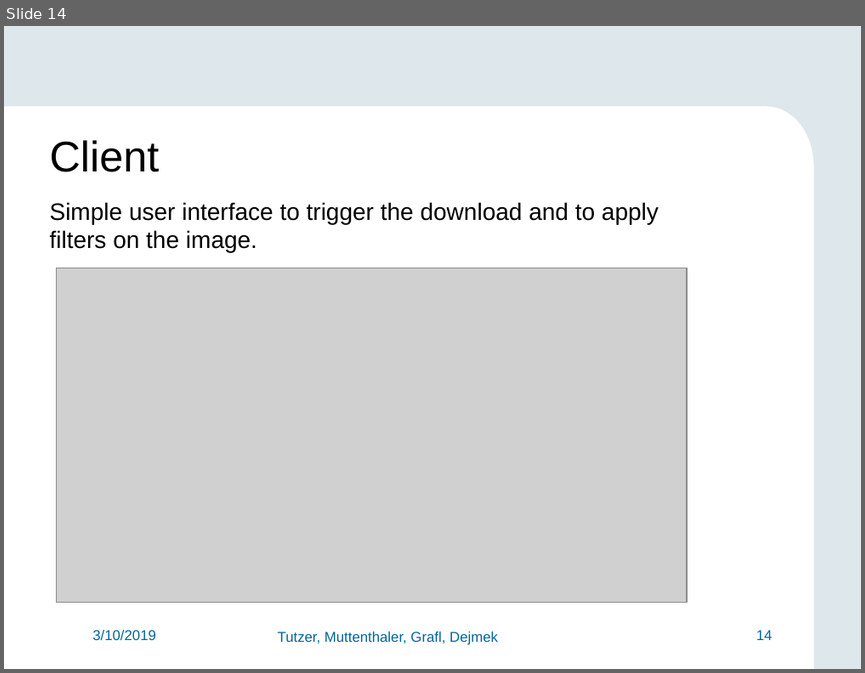
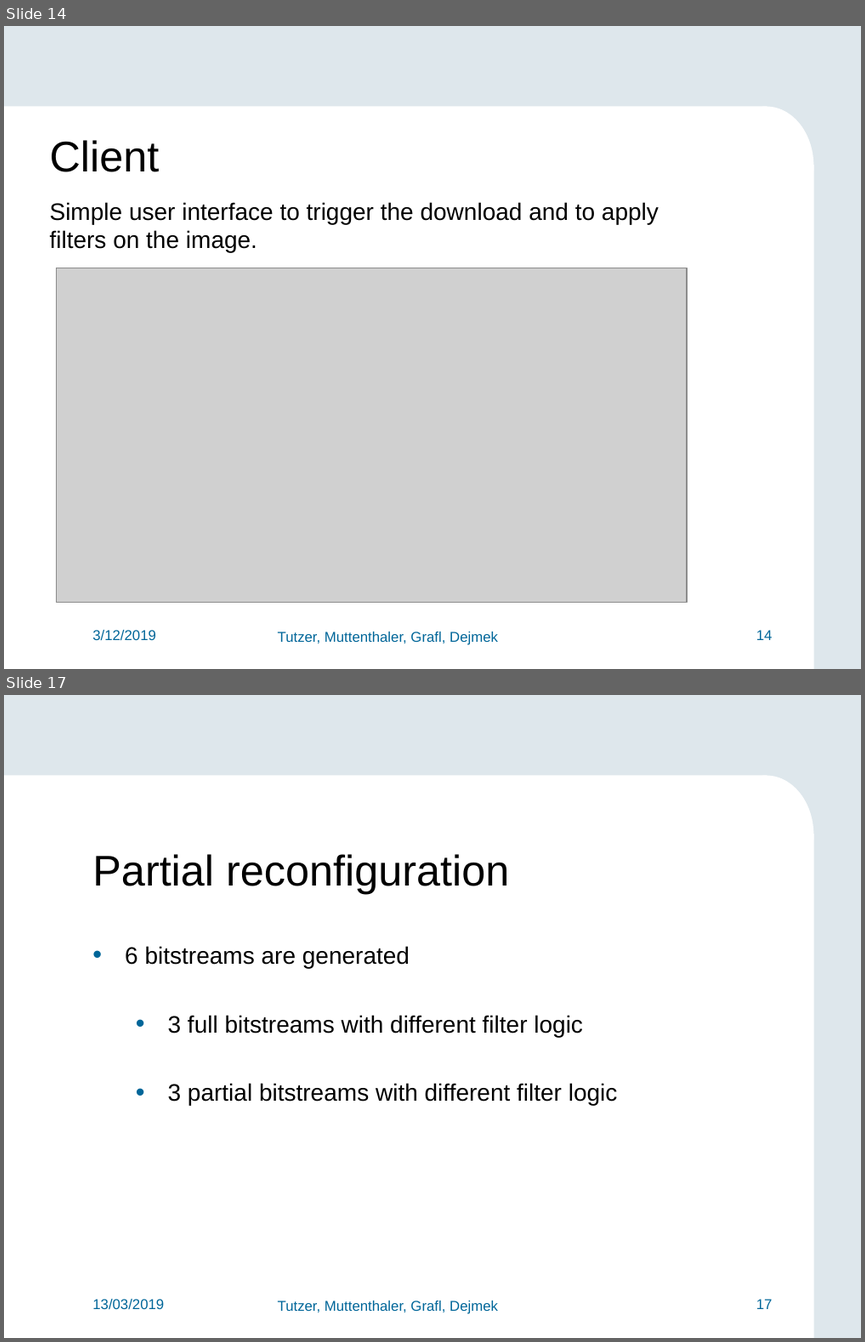
Before and after one commit to FlorianMuttenthaler/SocLabPartialReconfigIot, a slide deck: report/Final_presentation.pptx. Shown one above the other, each under a label of ours: slide 14 before the commit, slides 14 and 17 after it; the slides between them are not shown. The pictures are 865x673 and 865x1342 pixels, drawn with LibreOffice and Linux fonts; fonts in the diff are those of the drawing; grey boxes stand for pictures; background and template pictures are left out. Boxes give left, top, right and bottom in pixels: in the first picture for what was removed or moved away, otherwise in the second. Text is boxed around its words. In the diff, an @@ line names an element or a change of style, - is before the commit and + after.

```diff
--- a/report/Final_presentation.pptx
+++ b/report/Final_presentation.pptx
@@ slide 17 added at (4,695,861,1338), background #DEE7EC; not listed: 5 template elements that a slide beside it also shows @@
@@ text added at (92,854,509,894), 36 pt, text #000000 @@
+Partial reconfiguration
@@ text added at (125,946,618,1105), 20 pt, text #000000 @@
+• 6 bitstreams are generated
+  • 3 full bitstreams with different filter logic
+  • 3 partial bitstreams with different filter logic
@@ text added at (92,1299,164,1310), 12 pt, text #006699 @@
+13/03/2019
@@ slide 14 changed as well @@
@@ text at (92,630,156,641): text changed @@
-3/10/2019
+3/12/2019
```
Also in this commit, not shown: 16 other slides changed, 6 other slides added, 3 slides removed, 1 other file.
